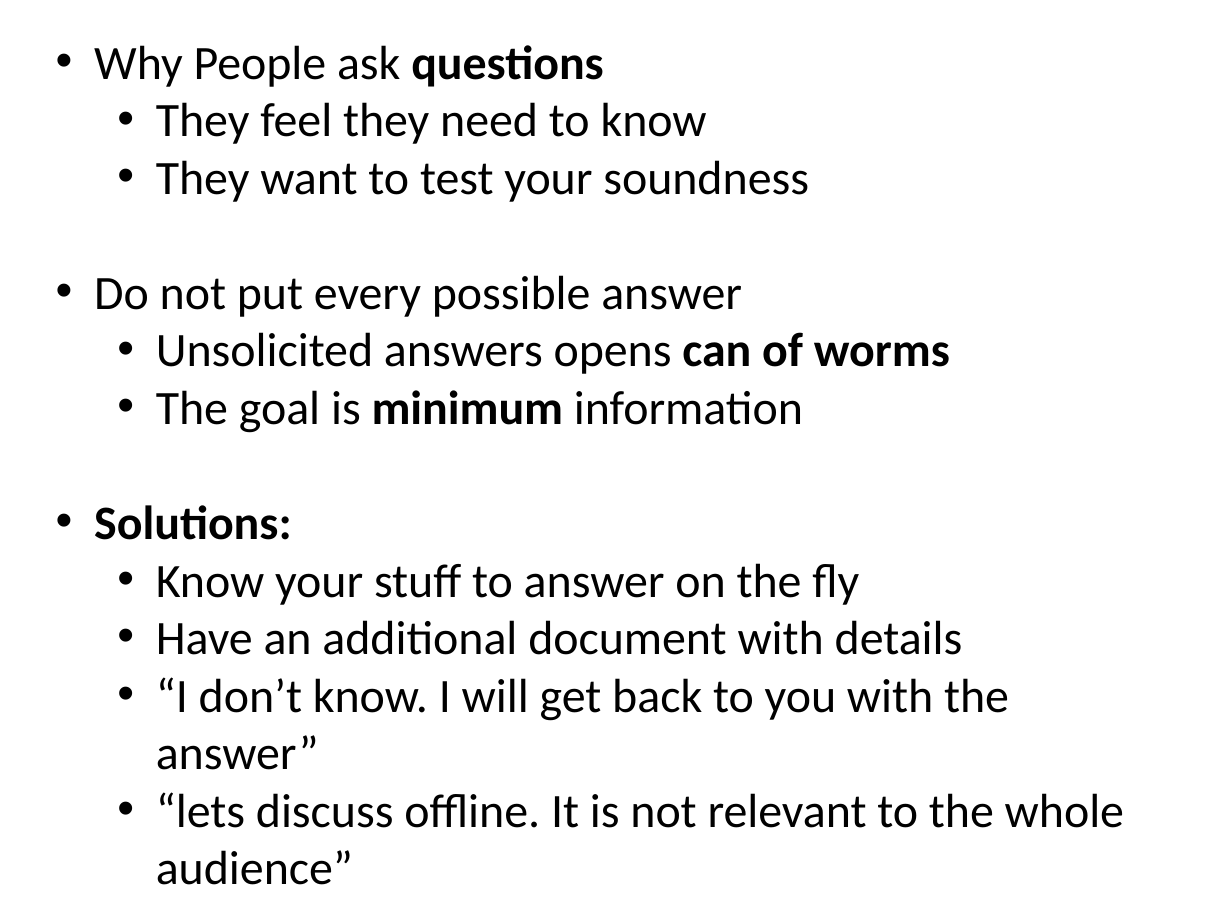
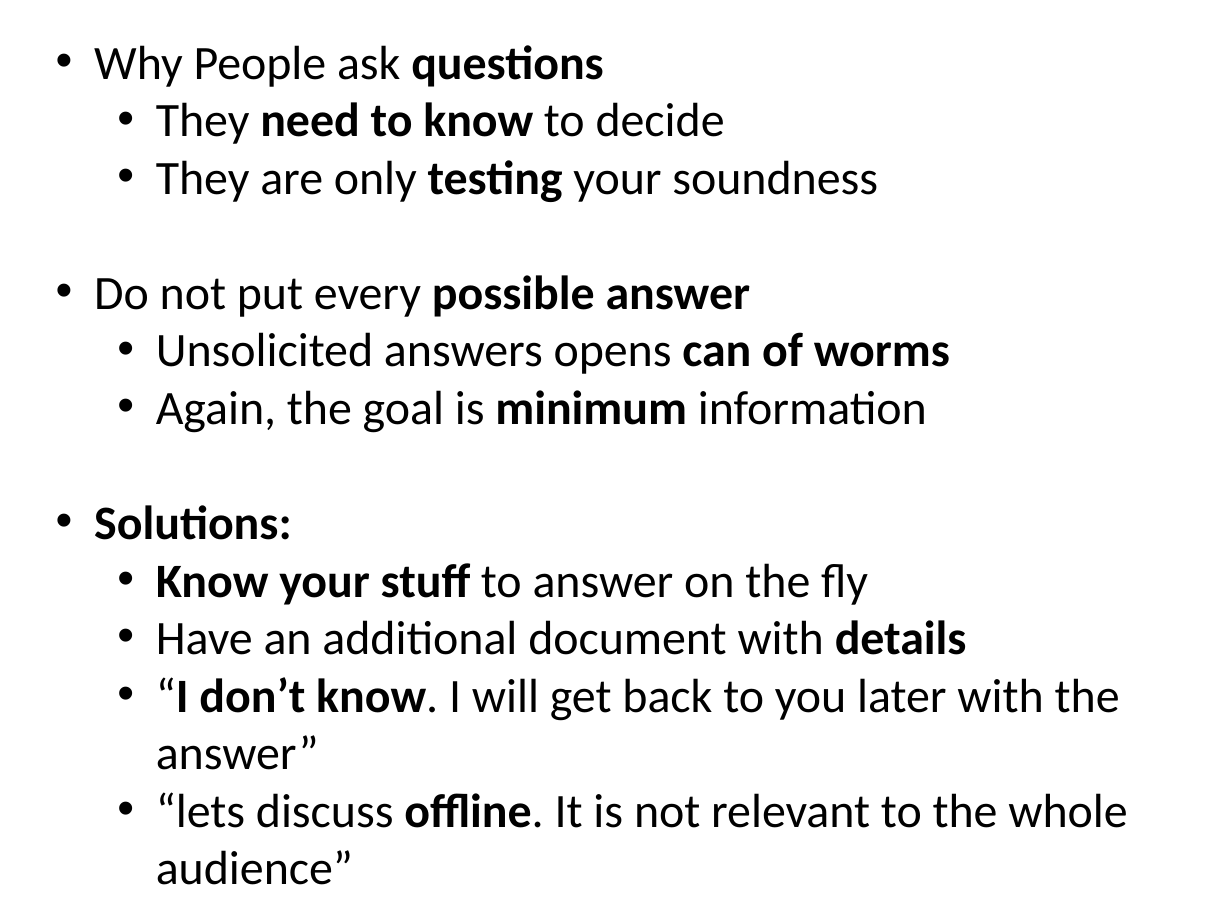
Before and after one commit to pestrela/papers, a slide deck: slide 11 of 4_Innovation/source/YAPP_about_less_powerpoint.pptx. Drawn at 1232x924 pixels with LibreOffice and Linux fonts; fonts in the diff are those of the drawing. Boxes give left, top, right and bottom in pixels: in the first picture for what was removed or moved away, otherwise in the second. Text is boxed around its words. In the diff, an @@ line names an element or a change of style, - is before the commit and + after.

```diff
--- a/4_Innovation/source/YAPP_about_less_powerpoint.pptx
+++ b/4_Innovation/source/YAPP_about_less_powerpoint.pptx
@@ text at (x1=156, y1=102, x2=878, y2=202): text changed @@
-  • They feel they need to know
-  • They want to test your soundness
+  • They need to know to decide
+  • They are only testing your soundness
@@ text at (x1=94, y1=275, x2=1127, y2=885): bold on in "possible answer", "Know your stuff", "details", "offline." @@
@@ text at (x1=156, y1=390, x2=927, y2=433): text changed @@
-  • The goal is minimum information
+  • Again, the goal is minimum information
@@ text at (x1=156, y1=677, x2=1120, y2=770): text changed @@
-  • “I don’t know. I will get back to you with the answer”
+  • “I don’t know. I will get back to you later with the answer”
```
Also in this commit, not shown: 6 other slides changed, 1 other file.
